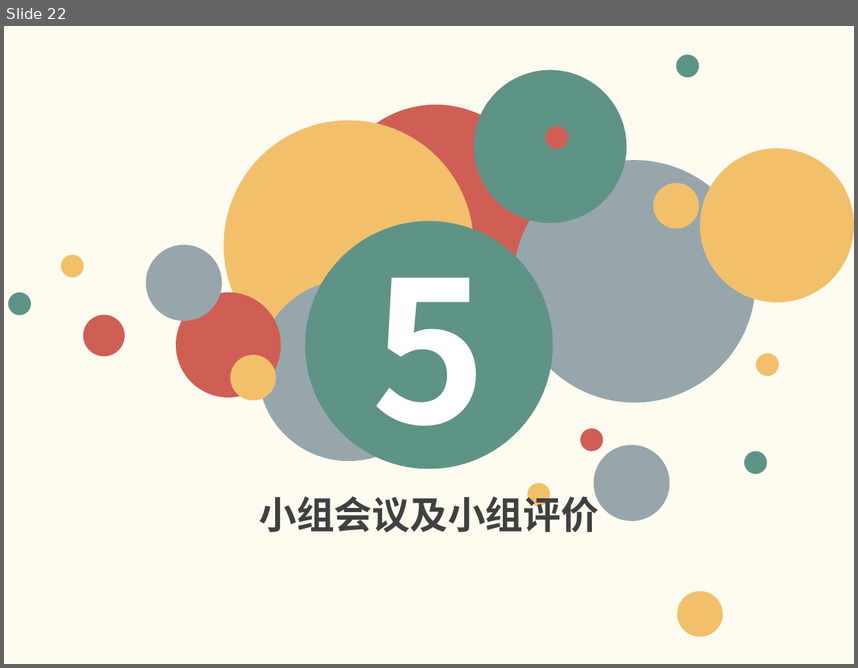
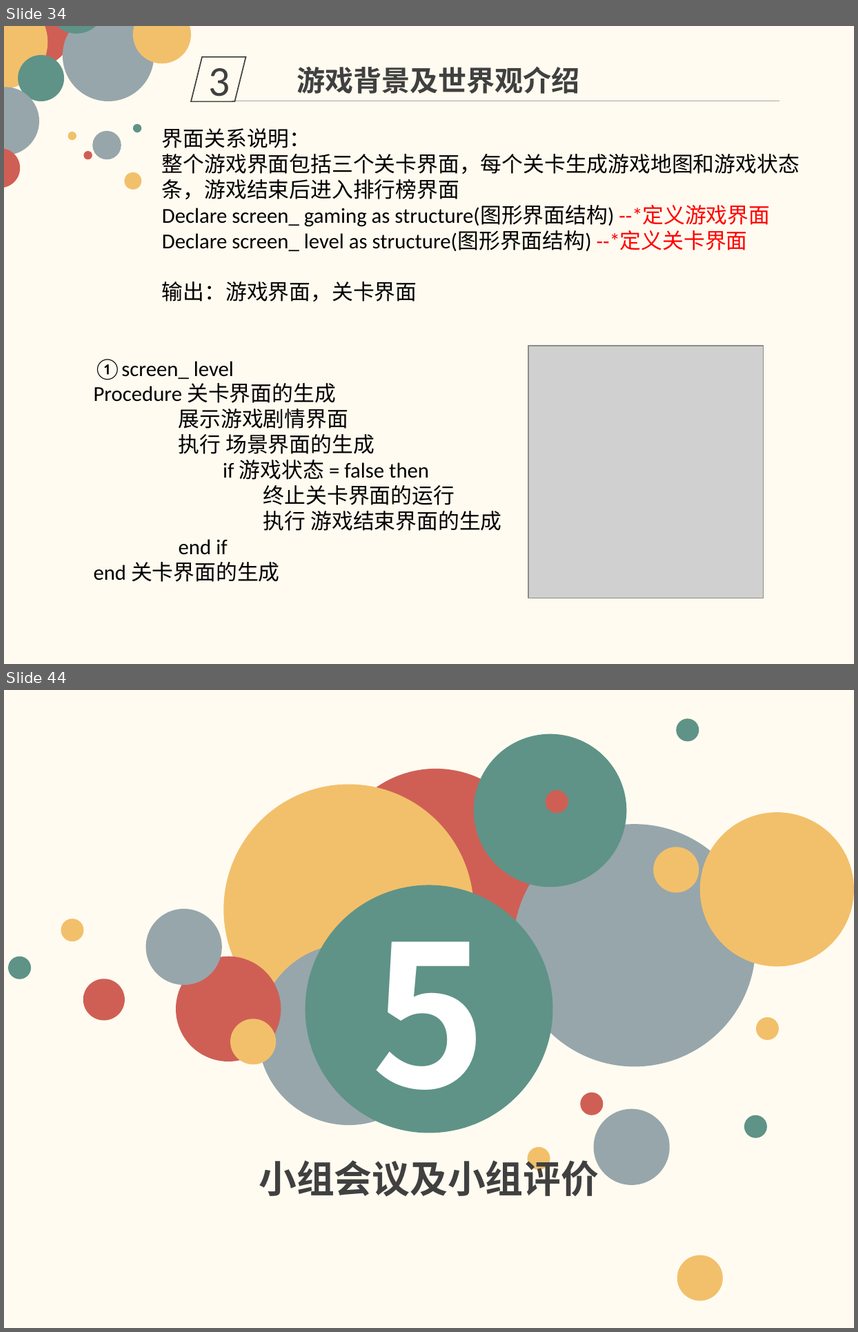
Before and after one commit to firstprojectmicheng/SE2018-G08, a slide deck: SE2018春-G08-详细设计.pptx. Shown one above the other, each under a label of ours: slide 22 before the commit, slides 34 and 44 after it; the slides between them are not shown. The pictures are 858x668 and 858x1332 pixels, drawn with LibreOffice and Linux fonts; fonts in the diff are those of the drawing; grey boxes stand for pictures. Boxes give left, top, right and bottom in pixels: in the first picture for what was removed or moved away, otherwise in the second. Text is boxed around its words. In the diff, an @@ line names an element or a change of style, - is before the commit and + after.

```diff
--- a/SE2018春-G08-详细设计.pptx
+++ b/SE2018春-G08-详细设计.pptx
@@ slide 34 added at <box>4,26,854,664</box>, background #FFFBF0 @@
@@ group added at <box>4,26,191,190</box>: 13 ellipses @@
@@ parallelogram added at <box>191,56,246,101</box>, outline #404040 1 pt, 36 pt, text #404040 @@
+3
@@ text added at <box>297,66,580,94</box>, 24 pt, text #404040, bold @@
+游戏背景及世界观介绍
@@ line added from (232, 101) to (780, 101), #A6A6A6 0.5 pt @@
@@ text added at <box>162,128,800,301</box>, 18 pt, text #000000 @@
+界面关系说明：
+整个游戏界面包括三个关卡界面，每个关卡生成游戏地图和游戏状态
+条，游戏结束后进入排行榜界面
+Declare screen_ gaming as structure(图形界面结构) --*定义游戏界面
+Declare screen_ level as structure(图形界面结构) --*定义关卡界面
+输出：游戏界面，关卡界面
@@ picture added at <box>528,345,764,598</box> @@
@@ text added at <box>94,359,501,581</box>, 18 pt, text #000000 @@
+①screen_ level
+Procedure 关卡界面的生成
+展示游戏剧情界面
+执行 场景界面的生成
+if 游戏状态 = false then
+终止关卡界面的运行
+执行 游戏结束界面的生成
+end if
+end 关卡界面的生成
@@ what was slide 22 is now slide 44 @@
```
Also in this commit, not shown: 8 slides changed, 24 other slides added, 3 slides removed.
